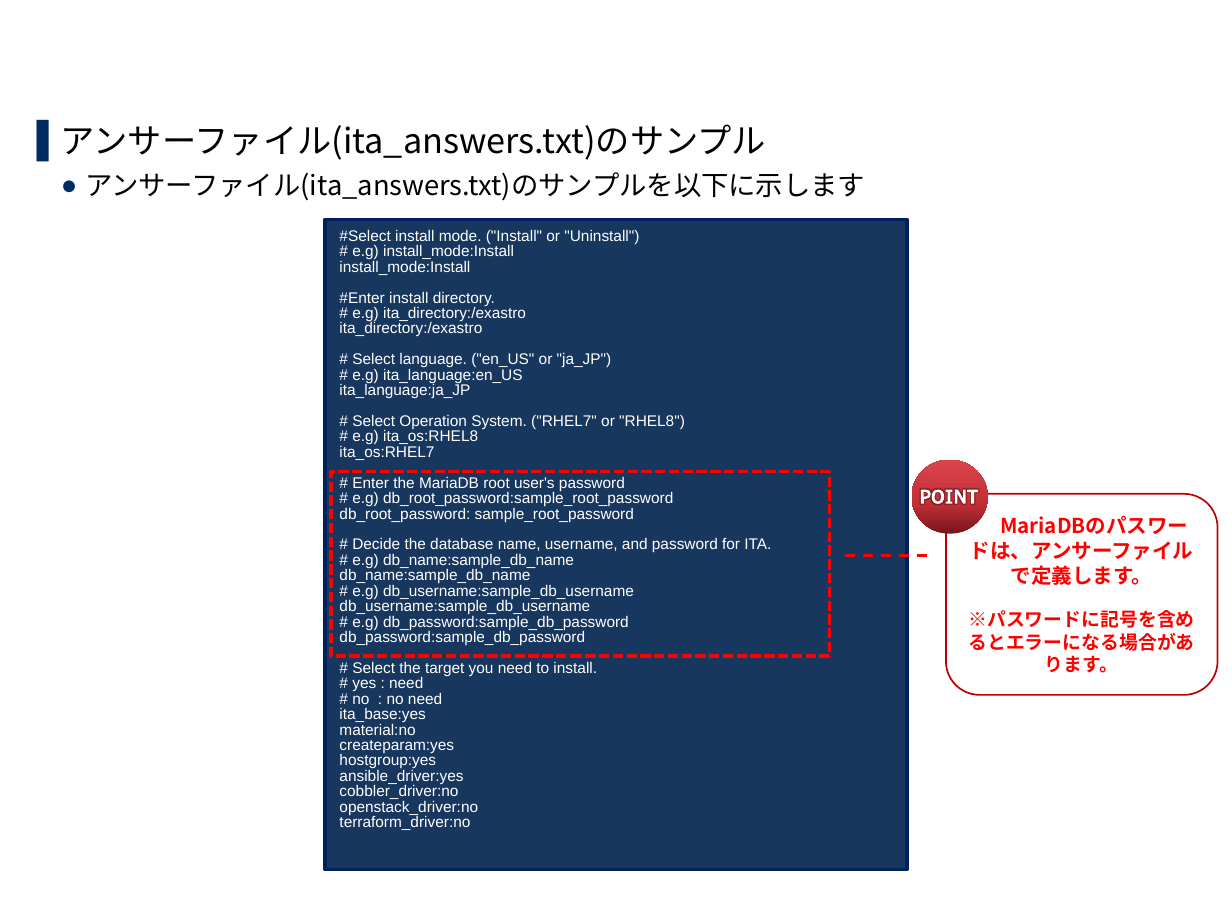
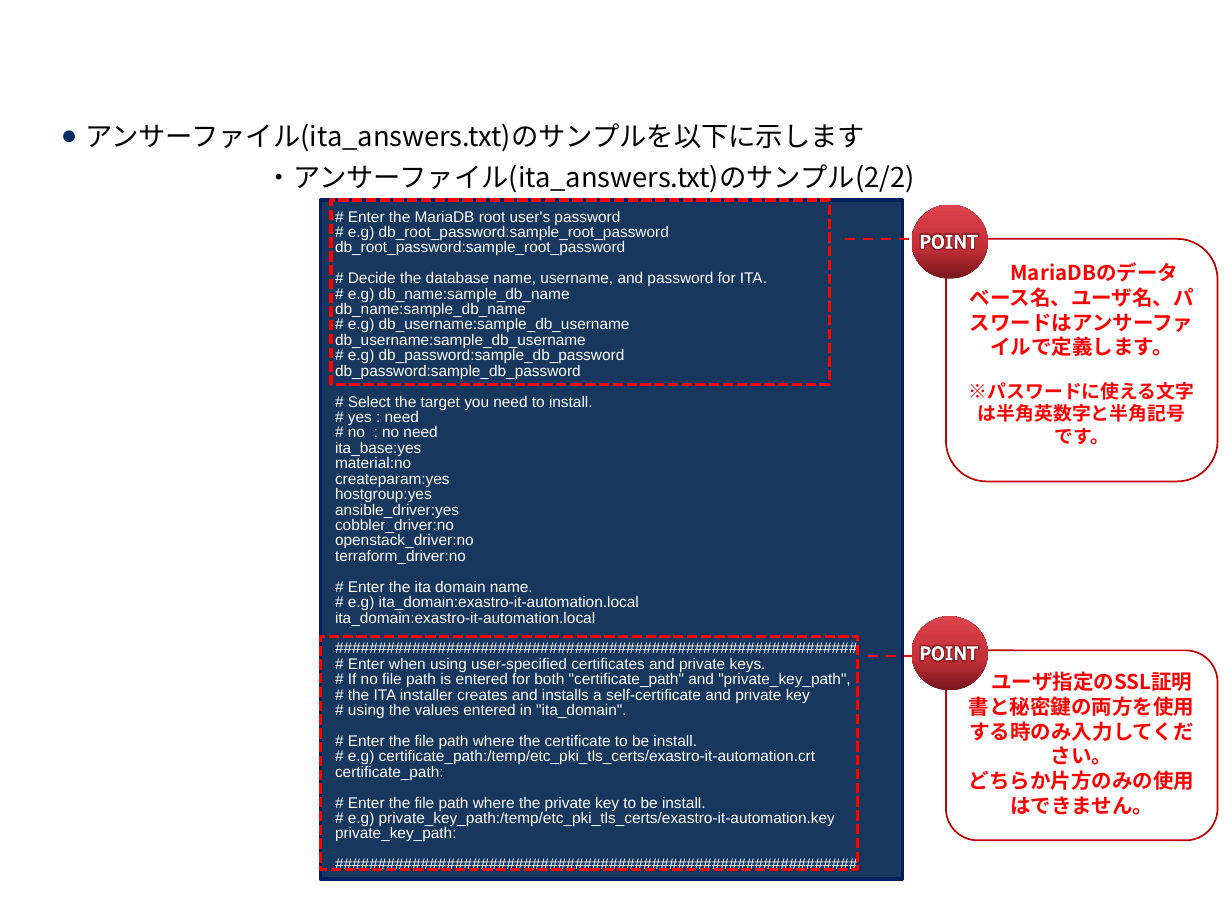
Before and after one commit to exastro-suite/it-automation-docs, a slide deck: slide 23 of asset/Learn_ja/ITA-offline-install_ja.pptx (slide 19 before the commit). Drawn at 1232x924 pixels with LibreOffice and Linux fonts; fonts in the diff are those of the drawing; background and template pictures are left out. Boxes give left, top, right and bottom in pixels: in the first picture for what was removed or moved away, otherwise in the second. Text is boxed around its words. In the diff, an @@ line names an element or a change of style, - is before the commit and + after.

```diff
--- a/asset/Learn_ja/ITA-offline-install_ja.pptx
+++ b/asset/Learn_ja/ITA-offline-install_ja.pptx
@@ text at (61,124,766,160): paragraph removed @@
-▌ アンサーファイル(ita_answers.txt)のサンプル
@@ text at (266,164,915,193): paragraph added @@
+  ・アンサーファイル(ita_answers.txt)のサンプル(2/2)
@@ rectangle "# Enter the MariaDB root ...": place and size @@
-rectangle "# Enter the MariaDB root ..." at (325,219,907,870)
+rectangle "# Enter the MariaDB root ..." at (320,200,902,878)
@@ rectangle added at (331,200,830,384), outline #FF0000 2 pt dashed @@
@@ ellipse added at (912,205,988,278), fill gradient #76161B to #C33037 to #DC444C @@
@@ text in rectangle at (339,229,685,460): paragraphs removed @@
-#Select install mode. ("Install" or "Uninstall")
-# e.g) install_mode:Install
-install_mode:Install
-#Enter install directory.
-# e.g) ita_directory:/exastro
-ita_directory:/exastro
-# Select language. ("en_US" or "ja_JP")
-# e.g) ita_language:en_US
-ita_language:ja_JP
-# Select Operation System. ("RHEL7" or "RHEL8")
-# e.g) ita_os:RHEL8
-ita_os:RHEL7
@@ line added from (845, 239) to (931, 239), #FF0000 1.5 pt dashed @@
@@ freeform shape added at (922,234,978,249), fill #FFFFFF @@
@@ rounded rectangle added at (946,239,1217,482), outline #C00000 1 pt, 12 pt, text #FF0000, bold @@
+MariaDBのデータベース名、ユーザ名、パスワードはアンサーファイルで定義します。
+※パスワードに使える文字は半角英数字と半角記号
+です。
@@ text in rectangle at (335,240,625,256): spaces changed @@
-db_root_password: sample_root_password
+db_root_password:sample_root_password
@@ rounded rectangle removed at (946,494,1217,695) @@
-MariaDBのパスワードは、アンサーファイル
-で定義します。
-※パスワードに記号を含めるとエラーになる場合があります。
@@ text in rectangle at (335,581,850,842): paragraphs added @@
+# Enter the ita domain name.
+# e.g) ita_domain:exastro-it-automation.local
+ita_domain:exastro-it-automation.local
+#############################################################
+# Enter when using user-specified certificates and private keys.
+# If no file path is entered for both "certificate_path" and "private_key_path",
+# the ITA installer creates and installs a self-certificate and private key
+# using the values entered in "ita_domain".
+# Enter the file path where the certificate to be install.
+# e.g) certificate_path:/temp/etc_pki_tls_certs/exastro-it-automation.crt
+certificate_path:
+# Enter the file path where the private key to be install.
+# e.g) private_key_path:/temp/etc_pki_tls_certs/exastro-it-automation.key
+private_key_path:
+#############################################################
@@ ellipse: place and size @@
-ellipse at (912,460,988,533)
+ellipse at (912,616,988,690)
@@ rectangle: place and size @@
-rectangle at (331,472,830,657)
+rectangle at (320,637,857,870)
@@ line moved from (845, 556) - (931, 556) to (867, 657) - (955, 657) @@
@@ freeform shape: place and size @@
-freeform shape at (922,489,978,504)
+freeform shape at (922,646,978,660)
@@ rounded rectangle added at (946,650,1217,840), outline #C00000 1 pt, 12 pt, text #FF0000, bold @@
+ユーザ指定のSSL証明書と秘密鍵の両方を使用する時のみ入力してください。
+どちらか片方のみの使用はできません。
```
Also in this commit, not shown: 18 other slides changed, 7 slides added, 3 slides removed, 14 other files.
